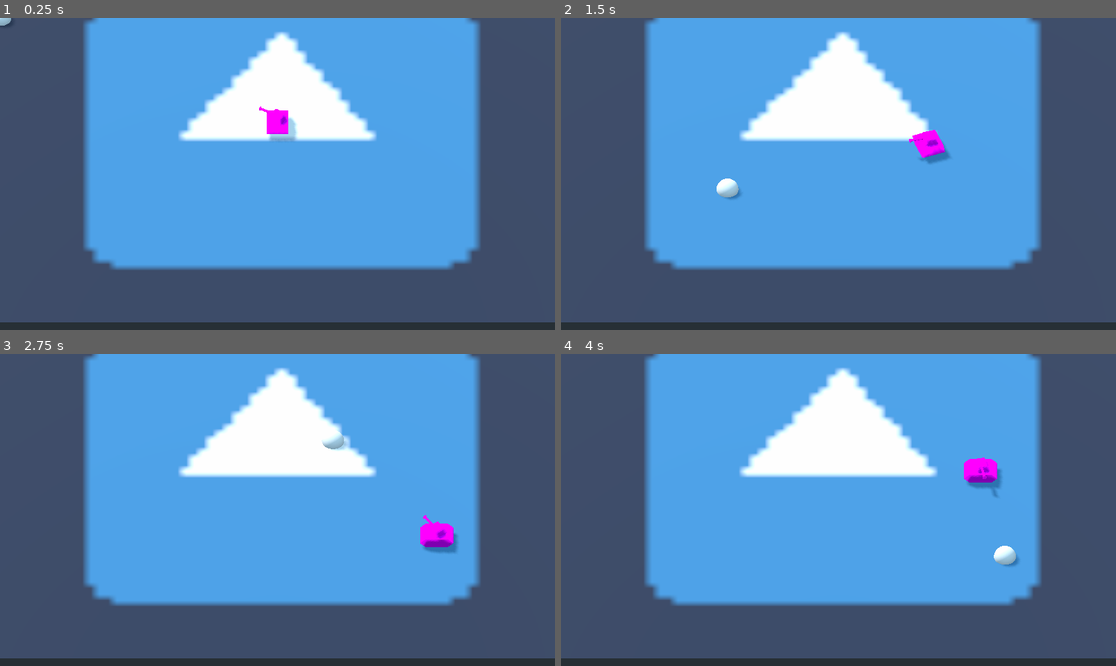
Above: before the commit, frames 1-4 (two rows, left to right).
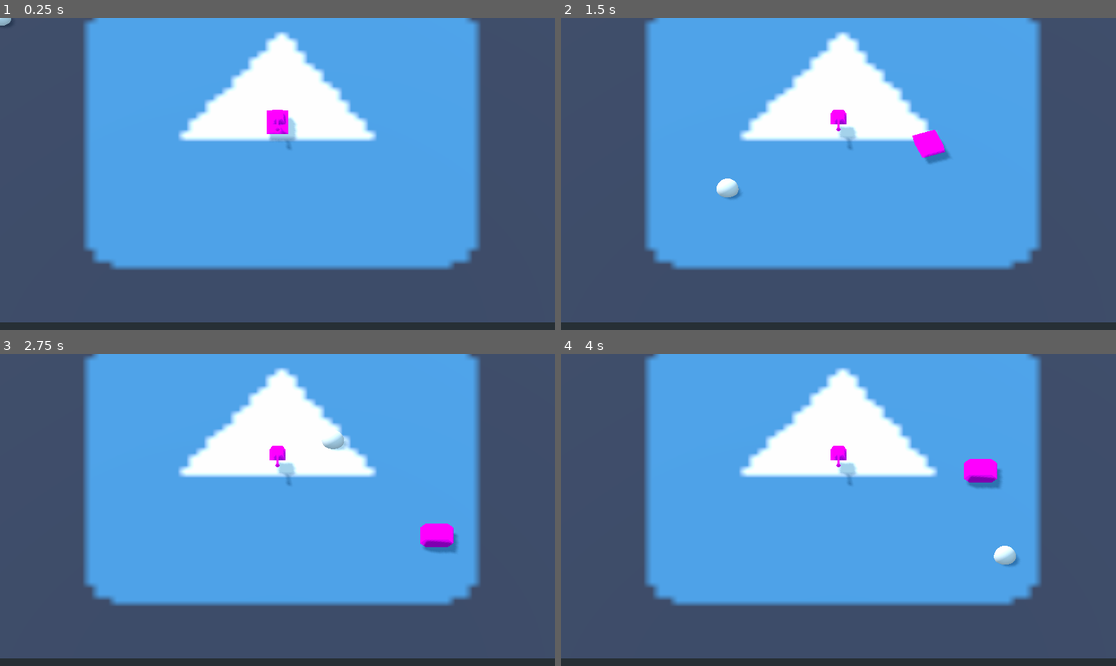
Above: after the commit, the same moments.

Repository: Hasnep/combatanks
Game: Godot game, scene res://World.tscn
Two runs of this game, one before a commit and one after it. Both use one fixed random seed, a clock stepped at 60 frames per second and the inputs below. The engine's default icon, where the game draws it, is replaced by a stand-in: a white triangle on a blue panel in a dark square.
Inputs (mouse positions are in pixels of both pictures, inside the frame that each line leads up to):
- Up to frame 1 (0.25 s): no input
- Up to frame 2 (1.5 s): tap Enter at 0.5 s; move the mouse to (960, 158) at 0.52 s; hold Right (move_right) 0.53-1.28 s; move the mouse to (727, 189) at 1.27 s; hold Down (move_down) from 1.28 s (still down)
- Up to frame 3 (2.75 s): move the mouse to (333, 441) at 2.02 s; release Down (move_down) at 2.03 s; hold Right (move_right) from 2.03 s (still down)
- Up to frame 4 (4 s): move the mouse to (810, 572) at 2.77 s; release Right (move_right) at 2.78 s; hold Up (move_up) 2.78-3.53 s; move the mouse to (1005, 556) at 3.52 s; hold Left (move_left) from 3.53 s (still down)

The runs differ from the first frame. In frame 1, less than 0.1% of the frame differs, in the area x 46-53%, y 28-43%; in frame 2, 0.4%; in frame 3, 0.4%, in the area x 48-81%, y 29-61%; in frame 4, 0.4%.

Commit message:
Split tank script into two nodes

Diff:
--- a/Tank/Tank.gd
+++ /dev/null
@@ -1,49 +0,0 @@
-extends KinematicBody
-
-onready var tank_base: MeshInstance = $"TankBase"
-onready var tank_turret: MeshInstance = $"TankTurret"
-onready var mouse_marker: MeshInstance = $"../MouseMarker"
-
-const max_speed: float = 10.0
-const base_max_angular_velocity: float = 0.1
-
-var speed: float = 0.0
-
-func _physics_process(delta: float):
-	var base_desired_z: int = 0
-	var base_desired_x: int = 0
-
-	if Input.is_action_pressed("move_up"):
-		base_desired_z -= 1
-	if Input.is_action_pressed("move_down"):
-		base_desired_z += 1
-	if Input.is_action_pressed("move_left"):
-		base_desired_x -= 1
-	if Input.is_action_pressed("move_right"):
-		base_desired_x += 1
-
-	if base_desired_x == 0 and base_desired_z == 0:
-		speed = 0
-	else:
-		var base_facing: Vector2 = Vector2(tank_base.global_transform.basis.z.x, tank_base.global_transform.basis.z.z)
-		var base_direction_delta: float = Vector2(base_desired_x, base_desired_z).angle_to(base_facing)
-
-		# Limit rotation speed
-		base_direction_delta = min(base_direction_delta, base_max_angular_velocity)
-		base_direction_delta = max(base_direction_delta, -base_max_angular_velocity)
-
-		# Snap to direction
-		if abs(base_direction_delta) < 0.001:
-			base_direction_delta = 0
-
-		tank_base.rotation += Vector3(0, base_direction_delta, 0)
-		speed = max_speed
-
-	# Move tank
-	var linear_velocity = move_and_slide(speed * tank_base.global_transform.basis.z)
-
-	# Make turret face mouse
-	var mouse_position_2d: Vector2 = Vector2(mouse_marker.transform.origin.x, mouse_marker.transform.origin.z)
-	var tank_position_2d: Vector2 = Vector2(transform.origin.x, transform.origin.z)
-	var turret_angle: float = (mouse_position_2d - tank_position_2d).angle_to(Vector2(0, 1))
-	tank_turret.rotation = Vector3(0, turret_angle, 0)
--- a/Tank/Tank.tscn
+++ b/Tank/Tank.tscn
@@ -1,26 +1,32 @@
-[gd_scene load_steps=6 format=2]
+[gd_scene load_steps=7 format=2]
 
-[ext_resource path="res://Tank/Tank.gd" type="Script" id=1]
-[ext_resource path="res://Tank/TankTexture.tres" type="Material" id=2]
-[ext_resource path="res://Tank/TankBase.obj" type="ArrayMesh" id=3]
-[ext_resource path="res://Tank/TankTurret.obj" type="ArrayMesh" id=4]
+[ext_resource path="res://Tank/TankTexture.tres" type="Material" id=1]
+[ext_resource path="res://Tank/TankTurret.obj" type="ArrayMesh" id=2]
+[ext_resource path="res://Tank/TankTurret.gd" type="Script" id=3]
+[ext_resource path="res://Tank/TankBase.gd" type="Script" id=4]
+[ext_resource path="res://Tank/TankBase.obj" type="ArrayMesh" id=5]
 
-[sub_resource type="SphereShape" id=1]
+[sub_resource type="BoxShape" id=1]
+extents = Vector3( 1, 1, 1.5 )
 
-[node name="Tank" type="KinematicBody"]
-script = ExtResource( 1 )
-
-[node name="Hitbox" type="CollisionShape" parent="."]
-shape = SubResource( 1 )
-
-[node name="TankBase" type="MeshInstance" parent="."]
-material_override = ExtResource( 2 )
-mesh = ExtResource( 3 )
-material/0 = null
+[node name="Tank" type="Spatial"]
 
 [node name="TankTurret" type="MeshInstance" parent="."]
-material_override = ExtResource( 2 )
-mesh = ExtResource( 4 )
+material_override = ExtResource( 1 )
+mesh = ExtResource( 2 )
 material/0 = null
 material/1 = null
 material/2 = null
+script = ExtResource( 3 )
+
+[node name="TankBase" type="KinematicBody" parent="."]
+script = ExtResource( 4 )
+
+[node name="Hitbox" type="CollisionShape" parent="TankBase"]
+transform = Transform( 1, 0, 0, 0, 1, 0, 0, 0, 1, 0, 1, 0 )
+shape = SubResource( 1 )
+
+[node name="TankBaseModel" type="MeshInstance" parent="TankBase"]
+material_override = ExtResource( 1 )
+mesh = ExtResource( 5 )
+material/0 = null
--- /dev/null
+++ b/Tank/TankBase.gd
@@ -0,0 +1,39 @@
+extends KinematicBody
+
+const max_speed: float = 10.0
+const max_angular_velocity: float = 0.1
+
+var speed: float = 0.0
+
+func _physics_process(delta: float):
+	var desired_z: int = 0
+	var desired_x: int = 0
+
+	if Input.is_action_pressed("move_up"):
+		desired_z -= 1
+	if Input.is_action_pressed("move_down"):
+		desired_z += 1
+	if Input.is_action_pressed("move_left"):
+		desired_x -= 1
+	if Input.is_action_pressed("move_right"):
+		desired_x += 1
+
+	if desired_x == 0 and desired_z == 0:
+		speed = 0
+	else:
+		var facing: Vector2 = Vector2(global_transform.basis.z.x, global_transform.basis.z.z)
+		var direction_delta: float = Vector2(desired_x, desired_z).angle_to(facing)
+
+		# Limit rotation speed
+		direction_delta = min(direction_delta, max_angular_velocity)
+		direction_delta = max(direction_delta, -max_angular_velocity)
+
+		# Snap to direction
+		if abs(direction_delta) < 0.001:
+			direction_delta = 0
+
+		rotation += Vector3(0, direction_delta, 0)
+		speed = max_speed
+
+	# Move tank
+	move_and_slide(speed * global_transform.basis.z)
--- /dev/null
+++ b/Tank/TankTurret.gd
@@ -0,0 +1,10 @@
+extends MeshInstance
+
+onready var mouse_marker: MeshInstance = $"../MouseMarker"
+
+func process(delta: float):
+	# Make turret face mouse
+	var mouse_position_2d: Vector2 = Vector2(mouse_marker.transform.origin.x, mouse_marker.transform.origin.z)
+	var tank_position_2d: Vector2 = Vector2(transform.origin.x, transform.origin.z)
+	var turret_angle: float = (mouse_position_2d - tank_position_2d).angle_to(Vector2(0, 1))
+	rotation = Vector3(0, turret_angle, 0)
